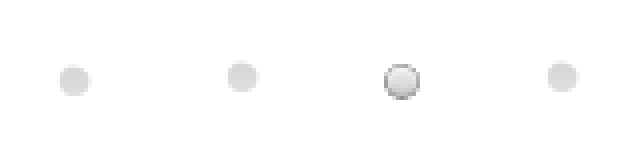
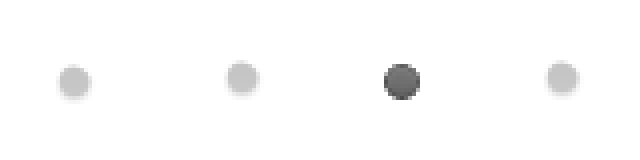
Layers edited between the first and the second (640, 160) image:
renamed "Pasted Layer #2" to "pagination.png", painted on it over [56, 60, 584, 104]
removed layer "Pasted Layer #1" (was 44%) over [56, 60, 584, 104]
